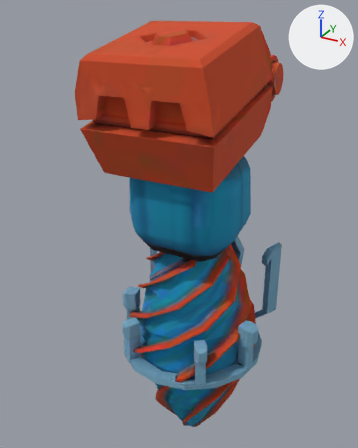
Renders of the glTF model public/3d/tank/B-19.glb from each side of a commit.
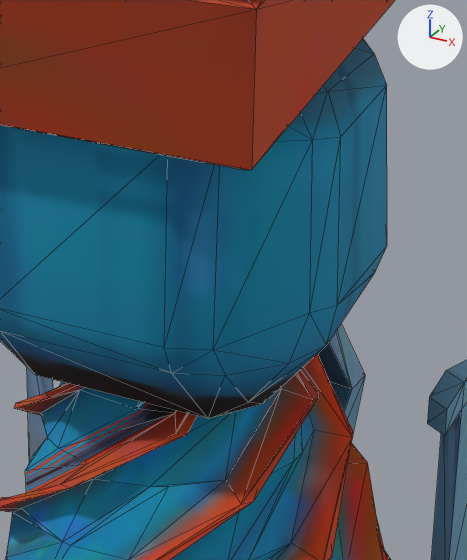
Each version is shown whole from a 50 mm camera at (-0.204, -1.51, 1.799) aimed at (-1.038, 0.007, 1.041), then close up on the part from 40% to 76% of the width and 32% to 67% of the height. The lights are fixed; the arrows at upper right show +X, +Y and +Z. The close-ups show mesh edges as thin lines.

Names of what the first close-up shows: 'B-19'.
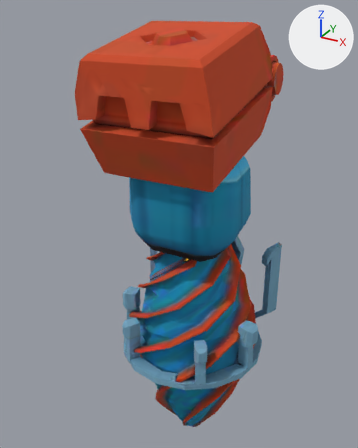
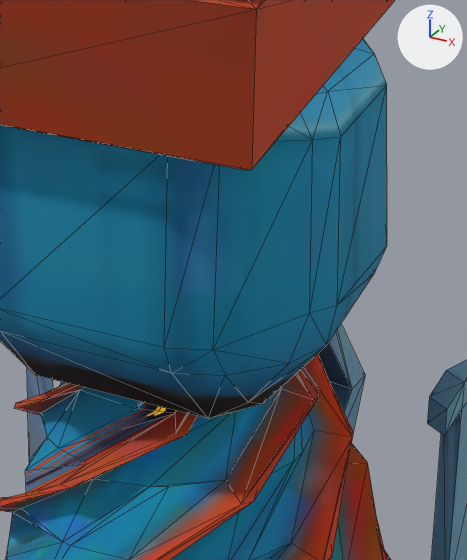
Diff of the bpy script that builds the scene:
```diff
--- a/public/3d/tank/B-19.glb.py
+++ b/public/3d/tank/B-19.glb.py
@@ img_19_emit__tex @@
+img_19_emit__tex = load_image('19 EMIT [TEX]', '_unpacked/19_EMIT__TEX_', 512, 512, 'sRGB')
@@ mat_b_19 @@
 n0 = _N.new('ShaderNodeBsdfPrincipled'); n0.name = 'Principled BSDF'
 n0.inputs[2].default_value = 0.9  # 'Roughness'
+n0.inputs[28].default_value = 1.0  # 'Emission Strength'
 n1 = _N.new('ShaderNodeOutputMaterial'); n1.name = 'Material Output'
 n2 = _N.new('ShaderNodeTexImage'); n2.name = 'Image Texture'
-n2.image = img_b_19
+n2.image = img_19_emit__tex
+n3 = _N.new('ShaderNodeTexImage'); n3.name = 'Image Texture.001'
+n3.image = img_b_19
 _L.new(n0.outputs[0], n1.inputs[0])  # 'BSDF' to 'Surface'
-_L.new(n2.outputs[0], n0.inputs[0])  # 'Color' to 'Base Color'
+_L.new(n2.outputs[0], n0.inputs[27])  # 'Color' to 'Emission Color'
+_L.new(n3.outputs[0], n0.inputs[0])  # 'Color' to 'Base Color'
```

Location of each change, (x1, y1, x2, y2) in pixels of the close-ups (467 x 560 px):
'B-19', surface changed (blue to cyan)
    both: (52, 37, 387, 485)
